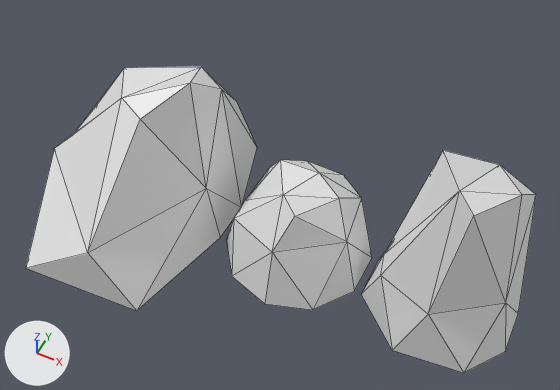
What one commit did to the FBX model Assets/Rocks/Rocks.fbx.
One viewpoint serves both versions: a 50 mm lens placed at (2.69, -5.93, 8.38), pointed at (-0.57, 0.58, 0.23). The axes (+X, +Y, +Z) are drawn at lower left. The lights are the same throughout. Mesh edges are drawn as thin lines.

In view in the first picture: 'Rock', 'Rock.001', 'Rock.002'.
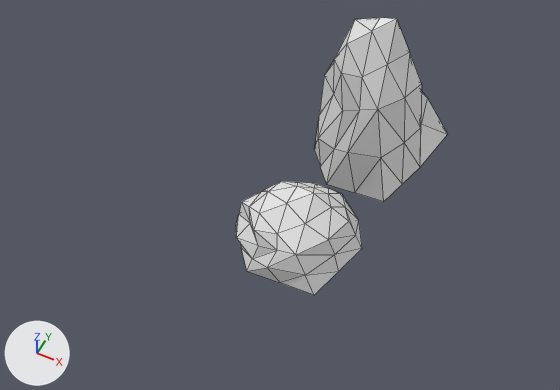
Changed parts and their boxes (x1, y1, x2, y2) in the pictures (560 x 390 px):
'Rock.002', deleted
    before: (26, 67, 257, 311)
'Rock.001', deleted
    before: (361, 150, 536, 373)
'Rock', reshaped (14% narrower, 24% shorter)
    before: (226, 160, 372, 310)
    after: (236, 181, 362, 295)
'Rock 2', added
    after: (314, 18, 447, 202)

The change in detail:
me_icosphere is used by ob_rock; location (0.0, 0.0, 0.0).
me_icosphere had 23 vertices, 35 faces and spanned x -0.95..0.95, y -1.0..1.0, z 0.0..1.43.
me_icosphere now has 52 vertices, 92 faces and spans x -0.97..0.77, y -0.66..1.0, z -0.01..0.93.
me_icosphere part 1: the whole mesh is rebuilt.
Mesh me_icosphere_001_1 is new.
It has 52 vertices, 92 faces and spans x -1.18..0.92, y -0.66..1.96, z -0.91..1.91.
It uses material mat_rock (white #e7e7e7).
Object 'Rock.002' (ob_rock_002) is deleted.
Object 'Rock.001' (ob_rock_001) is deleted.
Object 'Rock 2' (ob_rock_2) is new; it shows me_icosphere_001_1.
Its location is (0.0, 2.68, 0.0).
